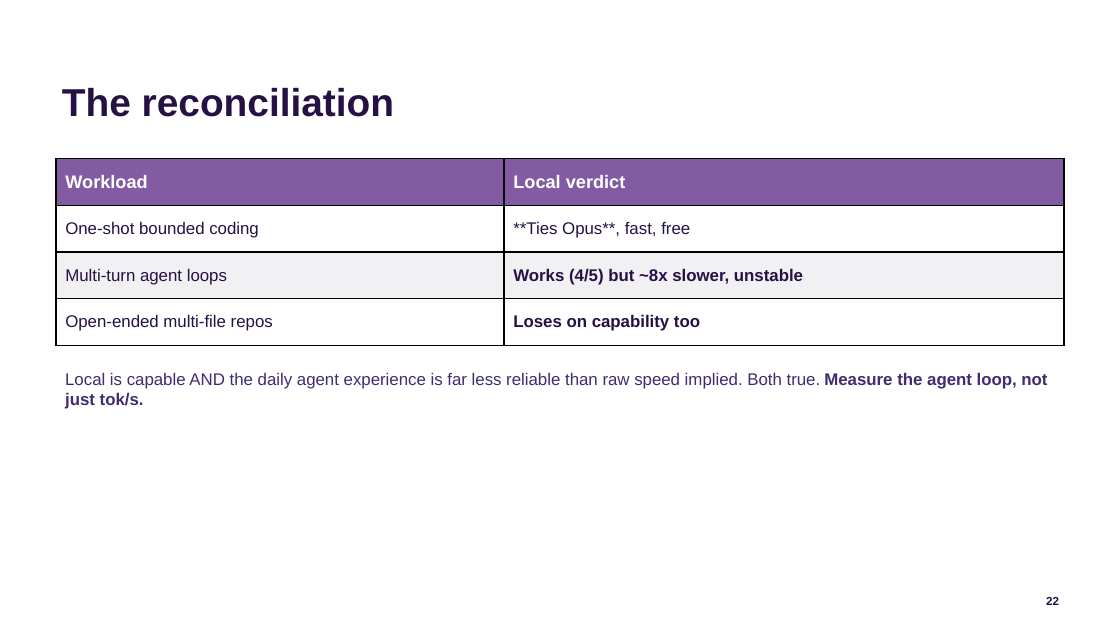
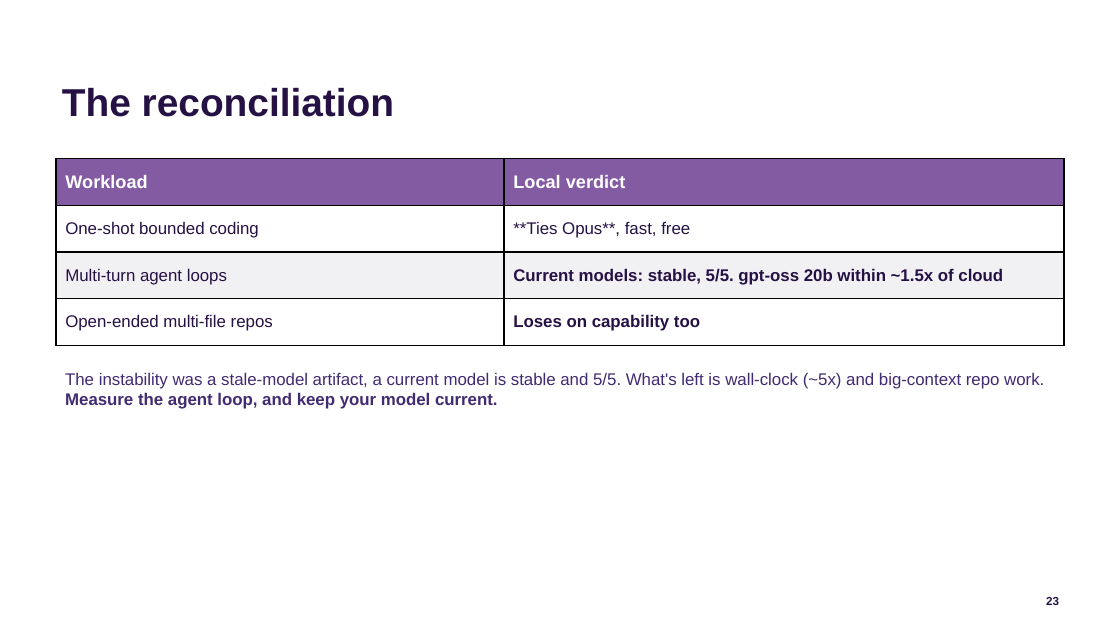
Before and after one commit to jconnolly/local-llm-pi5, a slide deck: slide 23 of local-llm-datasociety.pptx (slide 22 before the commit). Drawn at 1120x630 pixels with LibreOffice and Linux fonts; fonts in the diff are those of the drawing; background and template pictures are left out. Boxes give left, top, right and bottom in pixels: in the first picture for what was removed or moved away, otherwise in the second. Text is boxed around its words. In the diff, an @@ line names an element or a change of style, - is before the commit and + after.

Commit message:
Cross-family agent-loop bench: instability was a stale-model artifact
Re-ran agentbench (5 hard tasks, same box) across current models, prompted by Boykis/HN:
- coder-30b (deck baseline): 4/5, 4-41 turns (wild), 248s
- Qwen 3.6 27b q8: 5/5, 7-9 turns, 161s
- gpt-oss 20b: 5/5, 7-9 turns, 48s (~1.5x cloud) <- standout
- gemma4 26b: 5/5, 8-20 turns, 69s
- Opus cloud: 5/5, 5-9, 31s

Every current model is stable + 5/5; the 41-turn spiral was the model, not local inference.
- agentbench/run.py: AGENTBENCH_LOCAL_MODEL env override
- agentbench/cross_family_results.md: durable results table + findings
- decks: new 'Tested it: the instability was the model' slide + reconciliation/PS updated

```diff
--- a/local-llm-datasociety.pptx
+++ b/local-llm-datasociety.pptx
@@ table at bbox=[56, 159, 1064, 345] @@
-row 3, column 2: Works (4/5) but ~8x slower, unstable
+row 3, column 2: Current models: stable, 5/5. gpt-oss 20b within ~1.5x of cloud
@@ text at bbox=[65, 372, 1044, 409]: text changed @@
-Local is capable AND the daily agent experience is far less reliable than raw speed implied. Both true. Measure the agent loop, not just tok/s.
+The instability was a stale-model artifact, a current model is stable and 5/5. What's left is wall-clock (~5x) and big-context repo work. Measure the agent loop, and keep your model current.
```
Also in this commit, not shown: 1 other slide changed, 1 slide added, 6 other files.
